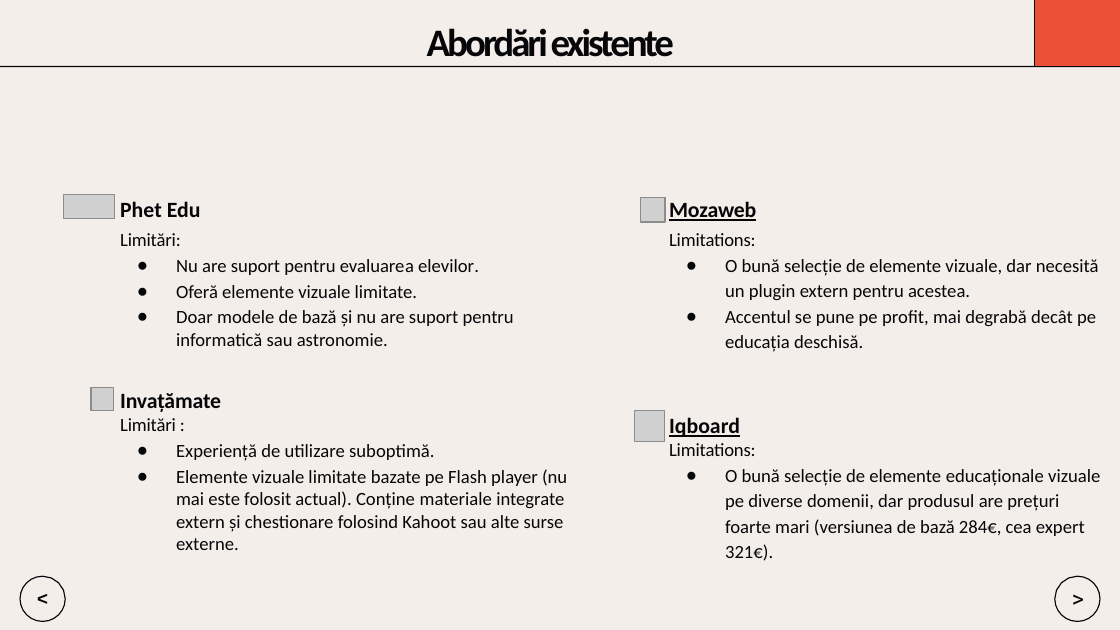
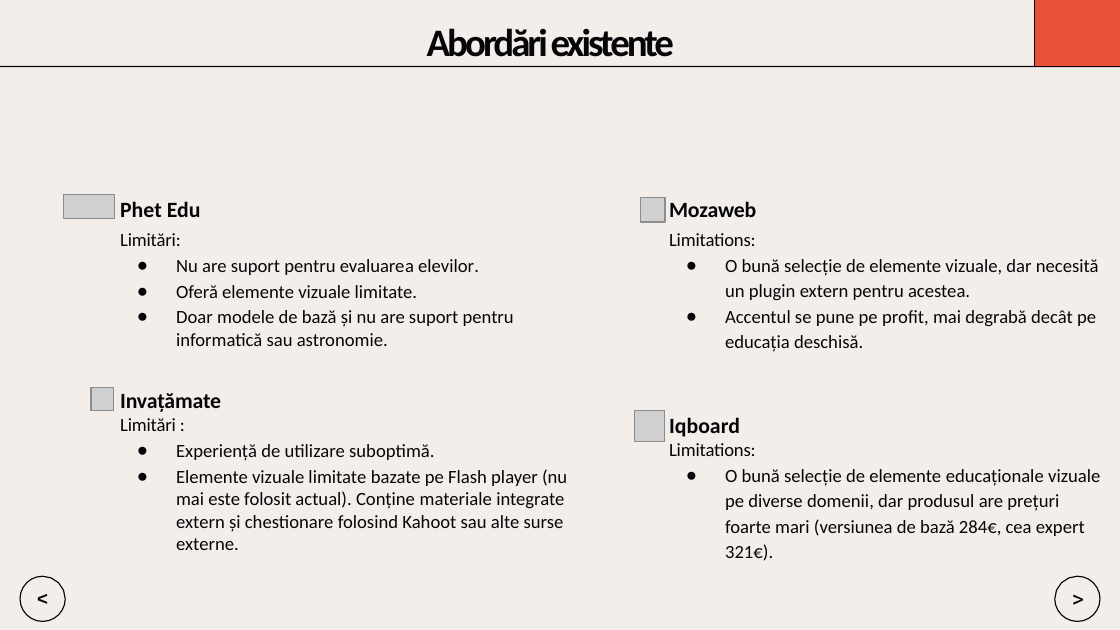
Before and after one commit to Dragomir1401/VisioScience-3D, a slide deck: slide 3 of Roadmap/scss/Prezentare_Final_Dragomir_Andrei.pptx. Drawn at 1120x630 pixels with LibreOffice and Linux fonts; fonts in the diff are those of the drawing; grey boxes stand for pictures. Boxes give left, top, right and bottom in pixels: in the first picture for what was removed or moved away, otherwise in the second. Text is boxed around its words. In the diff, an @@ line names an element or a change of style, - is before the commit and + after.

Commit message:
[PPT] added v1 of final ppt

```diff
--- a/Roadmap/scss/Prezentare_Final_Dragomir_Andrei.pptx
+++ b/Roadmap/scss/Prezentare_Final_Dragomir_Andrei.pptx
@@ text at bbox=[669, 201, 756, 437]: underline off in "Mozaweb", "Iqboard" @@
```
Also in this commit, not shown: 2 other slides changed.
